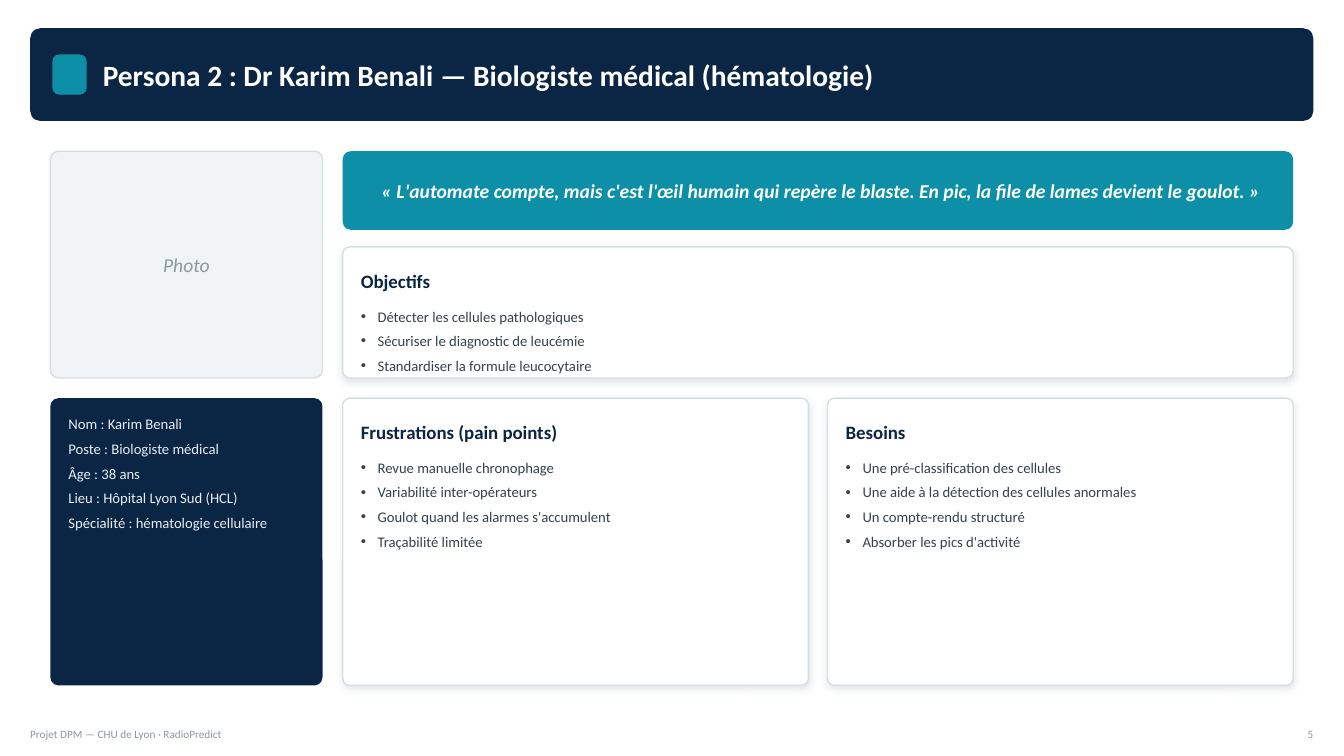
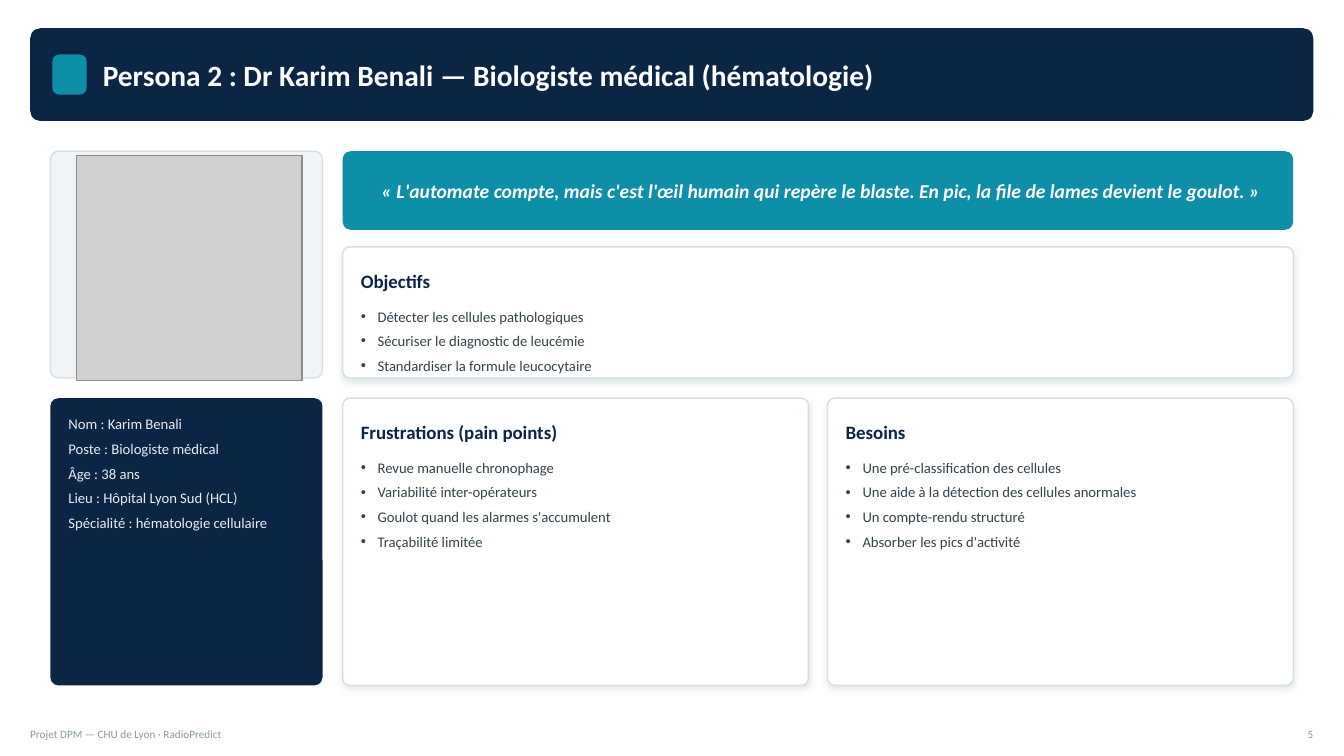
Before and after one commit to nibelune/Projet-DPM-CHU-Lyon, a slide deck: slide 7 of Deck_DPM_CHU_Lyon.pptx (slide 5 before the commit). Drawn at 1344x756 pixels with LibreOffice and Linux fonts; fonts in the diff are those of the drawing; grey boxes stand for pictures. Boxes give left, top, right and bottom in pixels: in the first picture for what was removed or moved away, otherwise in the second. Text is boxed around its words. In the diff, an @@ line names an element or a change of style, - is before the commit and + after.

```diff
--- a/Deck_DPM_CHU_Lyon.pptx
+++ b/Deck_DPM_CHU_Lyon.pptx
@@ picture added at (77,155,301,380) @@
@@ text removed at (163,258,210,272) @@
-Photo
```
Also in this commit, not shown: 15 other slides changed, 2 other files.
